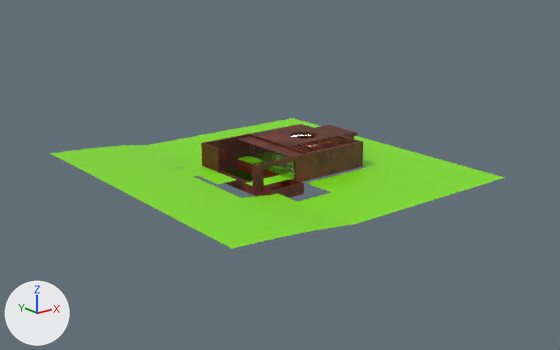
Before and after pictures for a commit that changed the Blender file metaverse-experience/asset/blender/hall.blend.
One viewpoint serves both versions: a 50 mm lens placed at (-119.0, -152.4, 58.1), pointed at (-0.3, -4.1, -1.2). Every picture has the same lights, and +X, +Y and +Z are marked at lower left. The same objects are shown in both versions, whatever each file hides. Objects named as collision shapes, trigger or cutter boxes, shadow casters or lower levels of detail are left out.

In view in the first picture: 'Hall'.
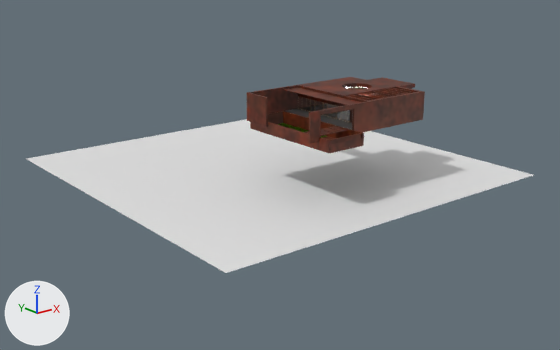
What differs and where, as boxes (x1, y1, x2, y2) in the pictures (560 x 350 px; the box of a moved part takes in the faces that stretch with it):
'Plane', added
    after: (27, 119, 533, 273)
'Hall', reshaped, moved (61% narrower, 42% shorter)
    before: (50, 118, 505, 249)
    after: (247, 77, 425, 153)
part 1 of me_plane_004, moved or reshaped
    before: (299, 144, 318, 151)
    after: (349, 94, 373, 100)
part 2 of me_plane_004, moved or reshaped
    before: (304, 143, 323, 150)
    after: (355, 93, 379, 100)
part 3 of me_plane_004, moved or reshaped
    before: (309, 142, 328, 149)
    after: (360, 93, 384, 98)
part 4 of me_plane_004, moved or reshaped
    before: (314, 141, 334, 148)
    after: (365, 92, 389, 98)
part 5 of me_plane_004, moved or reshaped
    before: (319, 140, 339, 147)
    after: (370, 91, 393, 97)
part 6 of me_plane_004, moved or reshaped
    before: (324, 139, 344, 146)
    after: (375, 90, 398, 96)
part 7 of me_plane_004, moved or reshaped
    before: (329, 138, 349, 145)
    after: (380, 89, 403, 95)
part 8 of me_plane_004, moved or reshaped
    before: (333, 137, 354, 143)
    after: (385, 88, 407, 94)
part 9 of me_plane_004, moved or reshaped
    before: (294, 145, 313, 152)
    after: (390, 87, 413, 93)
part 10 of me_plane_004, moved or reshaped
    before: (252, 125, 360, 153)
    after: (300, 77, 421, 101)
part 11 of me_plane_004, moved or reshaped (not visible before)
    after: (320, 130, 333, 135)
part 12 of me_plane_004, moved or reshaped (not visible before)
    after: (321, 128, 340, 133)
part 13 of me_plane_004, moved or reshaped (not visible before)
    after: (328, 126, 347, 132)
part 14 of me_plane_004, moved or reshaped
    before: (291, 161, 294, 170)
    after: (319, 102, 323, 110)
part 15 of me_plane_004, deleted (green)
    before: (50, 118, 505, 249)
part 16 of me_plane_004, added (brown)
    after: (247, 77, 425, 153)

Patch to the scene script:
```diff
--- a/metaverse-experience/asset/blender/hall.blend.py
+++ b/metaverse-experience/asset/blender/hall.blend.py
@@ me_plane_004 @@
 # used by ob_hall; location = (0.9, 0.0, 0.0)
-me_plane_004.from_pydata(...)  # 1777 vertices, 1277 faces, 21 loose edges; spans x -43.0..41.1, y -42.0..42.2, z -2.9..5.8
+me_plane_004.from_pydata(...)  # 1601 vertices, 1157 faces, 21 loose edges; spans x -14.4..27.0, y -35.0..11.1, z 13.3..22.0
+# me_plane_004 part 1: the loose piece of 8 vertices spanning x 5.2..5.4, y -11.6..-4.0, z 4.9..5.8 is moved by (-0.1, -19.2, 16.2)
+# me_plane_004 part 2: the loose piece of 8 vertices spanning x 6.9..7.1, y -11.6..-4.0, z 4.9..5.8 is moved by (-0.1, -19.2, 16.2)
+# me_plane_004 part 3: the loose piece of 8 vertices spanning x 8.6..8.8, y -11.6..-4.0, z 4.9..5.8 is moved by (-0.1, -19.2, 16.2)
+# me_plane_004 part 4: the loose piece of 8 vertices spanning x 10.3..10.5, y -11.6..-4.0, z 4.9..5.8 is moved by (-0.1, -19.2, 16.2)
+# me_plane_004 part 5: the loose piece of 8 vertices spanning x 12.0..12.2, y -11.6..-4.0, z 4.9..5.8 is moved by (-0.1, -19.2, 16.2)
+# me_plane_004 part 6: the loose piece of 8 vertices spanning x 13.7..13.9, y -11.6..-4.0, z 4.9..5.8 is moved by (-0.1, -19.2, 16.2)
+# me_plane_004 part 7: the loose piece of 8 vertices spanning x 15.4..15.6, y -11.6..-4.0, z 4.9..5.8 is moved by (-0.1, -19.2, 16.2)
+# me_plane_004 part 8: the loose piece of 8 vertices spanning x 17.1..17.3, y -11.6..-4.0, z 4.9..5.8 is moved by (-0.1, -19.2, 16.2)
+# me_plane_004 part 9: the loose piece of 8 vertices spanning x 3.5..3.7, y -11.6..-4.0, z 4.9..5.8 is moved by (15.2, -19.2, 16.2)
+# me_plane_004 part 10: the loose piece of 114 vertices spanning x 1.6..25.4, y -12.1..12.2, z 4.9..5.8 is moved by (1.6, -19.2, 16.2)
+# me_plane_004 part 11: the loose piece of 8 vertices spanning x -8.2..-6.2, y -11.4..-7.1, z -0.2..0.0 is moved by (-0.7, -19.2, 16.2)
+# me_plane_004 part 12: the loose piece of 8 vertices spanning x -5.9..-3.9, y -11.4..-7.1, z -0.2..0.0 is moved by (-0.7, -19.2, 16.2)
+# me_plane_004 part 13: the loose piece of 8 vertices spanning x -12.7..-10.7, y -11.4..-7.1, z -0.2..0.0 is moved by (8.4, -19.2, 16.2)
+# me_plane_004 part 14: the loose piece of 4 vertices spanning x 1.5, y -6.5..-5.1, z 0.1..3.0 is moved by (1.6, -9.9, 16.2)
+# me_plane_004 part 15: 53 loose pieces with 1338 vertices, spanning x -43.0..41.1, y -42.0..42.2, z -2.9..5.8, are deleted
+# me_plane_004 part 16: 1183 vertices added at x -14.4..26.4, y -35.0..11.1, z 13.3..22.0
 me_plane_004.materials.append(mat_concrete)
@@ me_plane_004 @@
 me_plane_004.materials.append(mat_material_001)
-me_plane_004.materials.append(mat_sill_material)
 me_plane_004.materials.append(mat_wood)
@@ me_plane @@
+me_plane.from_pydata(...)  # 108 vertices, 88 faces; spans x -47.0..47.0, y -47.0..47.0, z 0.0
@@ ob_hall @@
 ob_hall = bpy.data.objects.new('Hall', me_plane_004)
-ob_hall.location = (0.9, 0.0, 0.0)
+ob_hall.location = (0.0, 0.0, 0.0)
@@ ob_plane @@
+ob_plane = bpy.data.objects.new('Plane', me_plane)
+ob_plane.location = (0.0, 0.0, 0.0)
```
